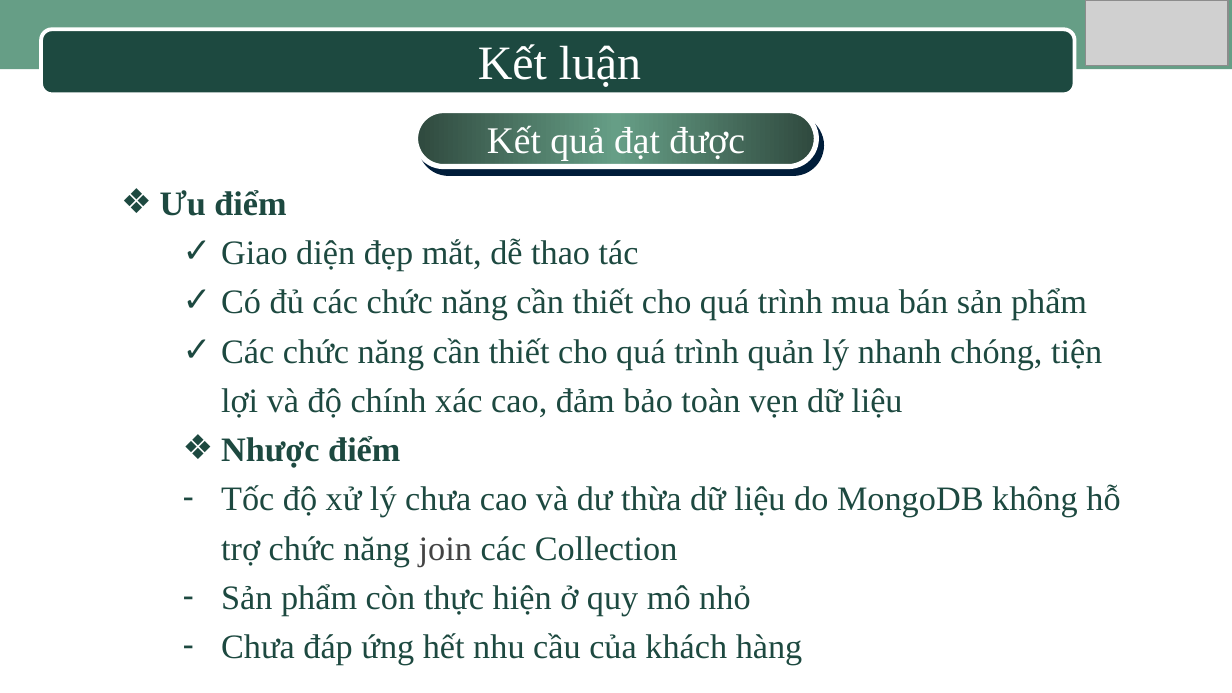
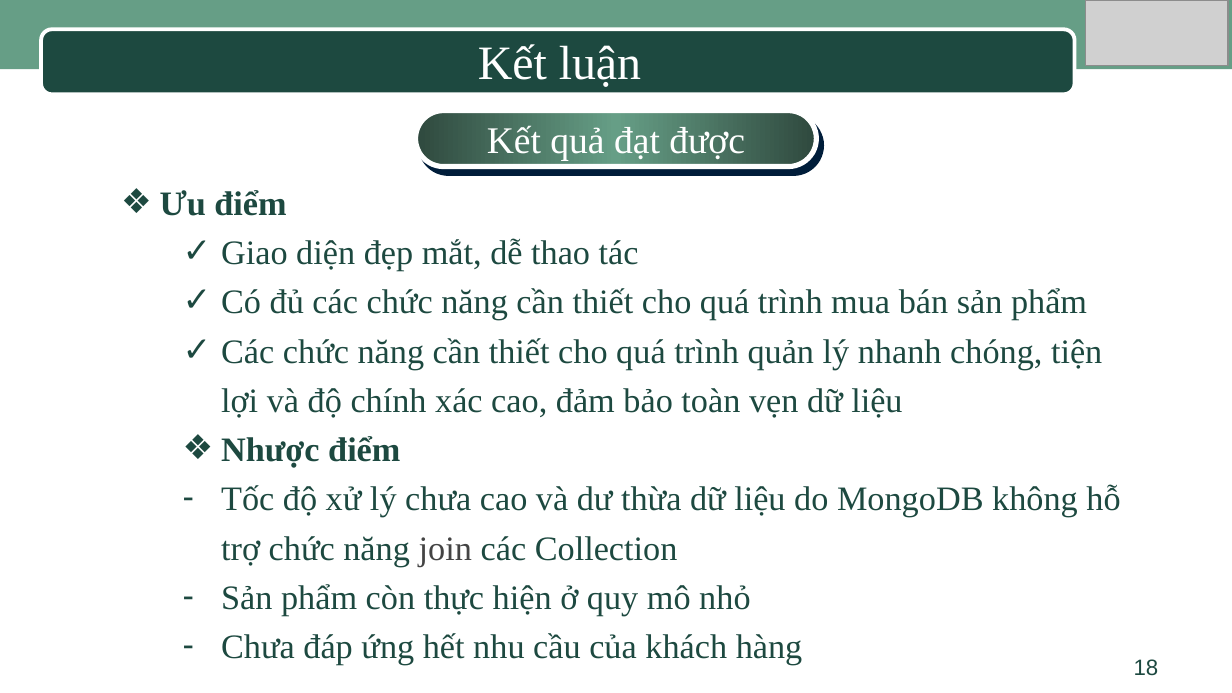
Before and after one commit to HuynhHueTruc/LuanVanTinHocUngDung, a slide deck: slide 18 of Slide_Bao_cao_luan_Van.ppt. Drawn at 1232x693 pixels with LibreOffice and Linux fonts; fonts in the diff are those of the drawing; grey boxes stand for pictures; background and template pictures are left out. Boxes give left, top, right and bottom in pixels: in the first picture for what was removed or moved away, otherwise in the second. Text is boxed around its words. In the diff, an @@ line names an element or a change of style, - is before the commit and + after.

```diff
--- a/Slide_Bao_cao_luan_Van.ppt
+++ b/Slide_Bao_cao_luan_Van.ppt
@@ page number added at box(1134, 659, 1159, 676), 13 pt, text #1D4940 @@
+18
```
Also in this commit, not shown: 19 other slides changed, 11 other files.
